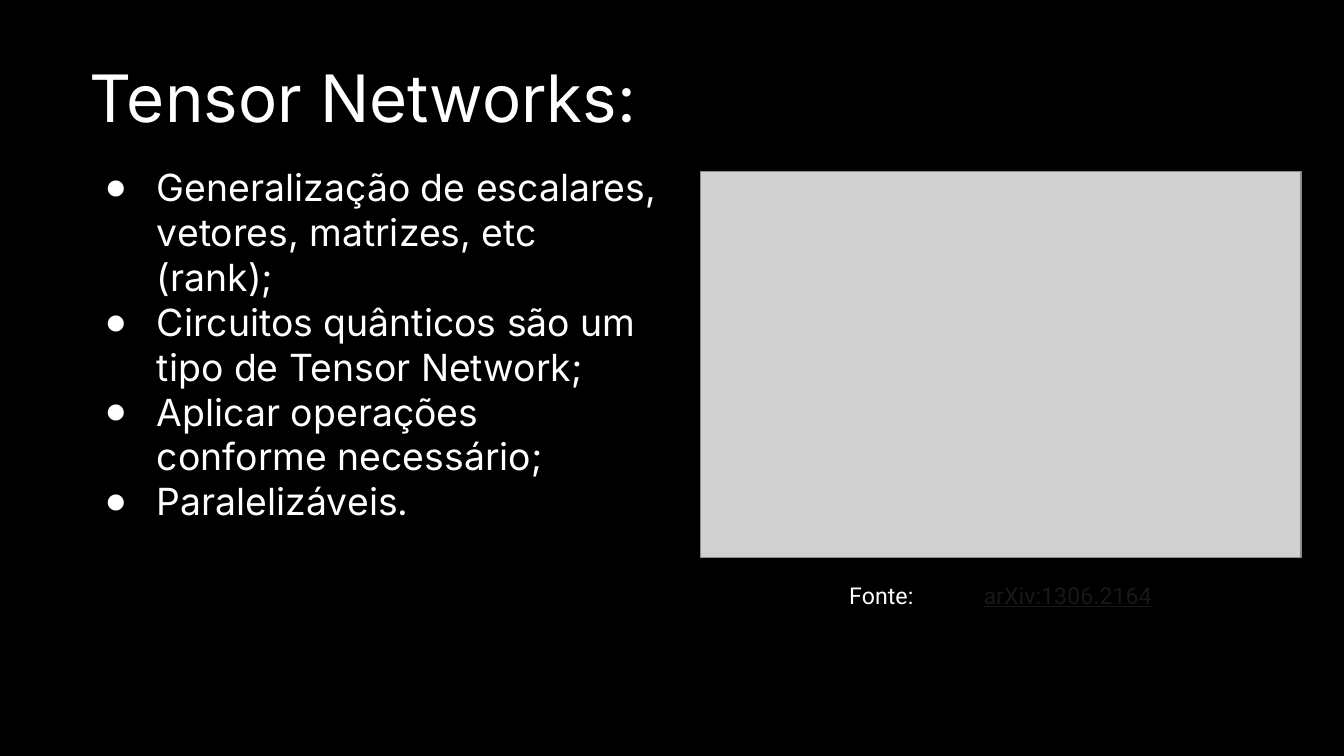
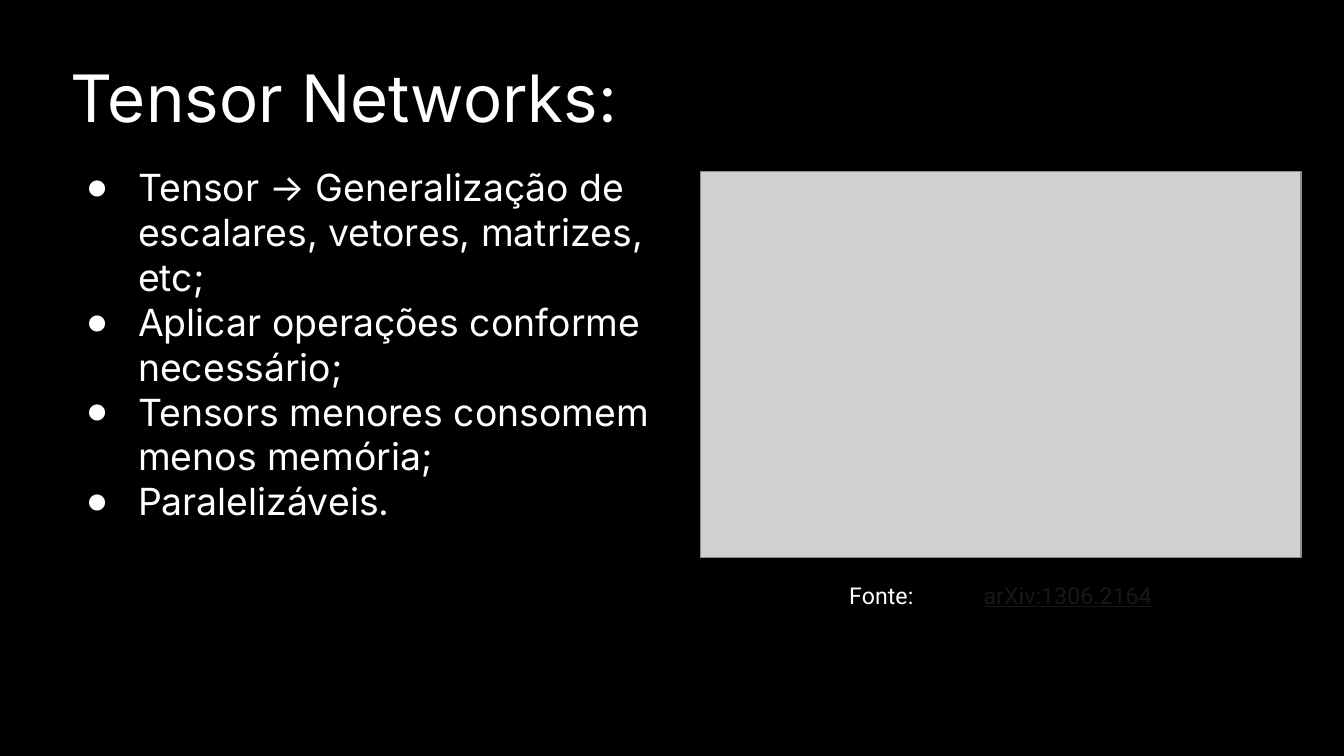
Before and after one commit to Dpbm/mestrado-aulas, a slide deck: slide 6 of algoritmos/projeto-seminario/Seminário.pptx (slide 7 before the commit). Drawn at 1344x756 pixels with LibreOffice and Linux fonts; fonts in the diff are those of the drawing; grey boxes stand for pictures. Boxes give left, top, right and bottom in pixels: in the first picture for what was removed or moved away, otherwise in the second. Text is boxed around its words. In the diff, an @@ line names an element or a change of style, - is before the commit and + after.

```diff
--- a/algoritmos/projeto-seminario/Seminário.pptx
+++ b/algoritmos/projeto-seminario/Seminário.pptx
@@ text "Tensor Networks:": place and size @@
-text "Tensor Networks:" at bbox=[90, 74, 636, 123]
+text "Tensor Networks:" at bbox=[71, 74, 617, 123]
@@ text "Tensor → Generalização de escalares, ...": place and size @@
-text "Tensor → Generalização de escalares, ..." at bbox=[157, 173, 656, 516]
+text "Tensor → Generalização de escalares, ..." at bbox=[138, 173, 649, 516]
@@ text at bbox=[138, 173, 643, 298]: text changed @@
-● Generalização de escalares, vetores, matrizes, etc (rank);
-● Circuitos quânticos são um tipo de Tensor Network;
+● Tensor → Generalização de escalares, vetores, matrizes, etc;
@@ text at bbox=[138, 398, 649, 477]: paragraph added @@
+● Tensors menores consomem menos memória;
```
Also in this commit, not shown: 17 other slides changed, 1 slide added, 15 slides removed, 6 other files.
